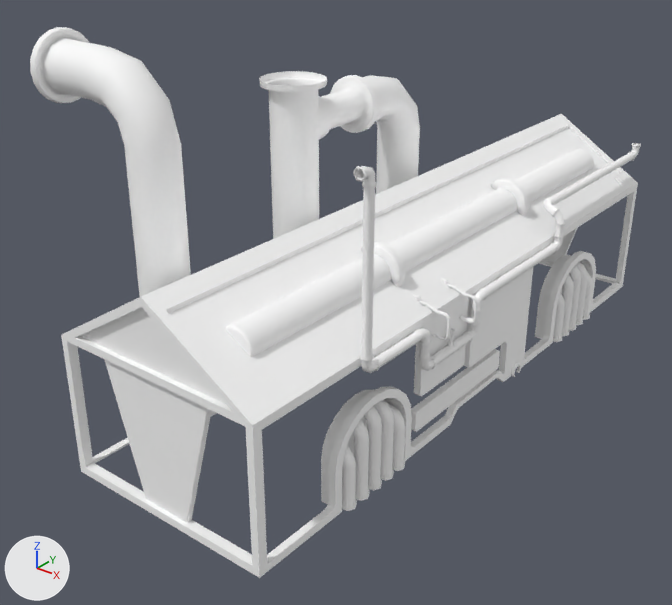
Two versions of the FBX model Broken Dreams/Assets/3D Models/IntroLevel/Engine/Engine/Engine_Body.fbx, one commit apart.
Both versions are drawn from a 50 mm camera at (5.43, -8.18, 4.39) aimed at (-0.71, -0.5, -0.37). The axes (+X, +Y, +Z) are drawn at lower left. The lights are the same throughout. Where no turn or scale is listed for an object, it has been applied to the vertices.

Names of what the first picture shows: 'Engine_Body'.
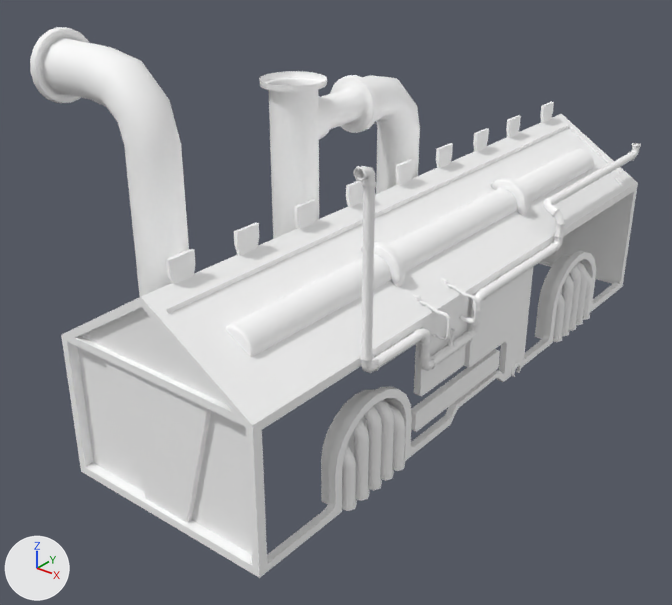
Commit message: Engine monster mesh

What changed in the scene script:
```text
Change me_mesh:
    used by ob_engine_body; location = (1.1, 0.35, -1.17)
    remove me_mesh.from_pydata(...)  # 2431 vertices, 4398 faces; spans x -4.21..0.19, y -4.16..3.57, z 0.0..3.91
    add me_mesh.from_pydata(...)  # 2563 vertices, 4490 faces; spans x -4.21..0.19, y -4.16..3.57, z 0.0..3.91
    me_mesh part 1
    19 faces are deleted
    72 vertices are added at x -2.34..-0.08, y -4.06..3.28, z 0.09..2.51
    54 new vertices lie (0.04, 0.0, 0.0) away from vertices in x -1.23, y -3.85..3.07, z 2.25..2.51
    6 new vertices lie (0.0, 0.0, 1.4) away from vertices in x -2.34..-0.08, y -4.06..3.28, z 0.09
    111 new faces join them
```

Boxes [x1, y1, x2, y2] around the edits, measured in the pictures (672 x 605 px):
part 1 of me_mesh, built on: before [67, 261, 611, 555]; after [67, 102, 628, 555]
